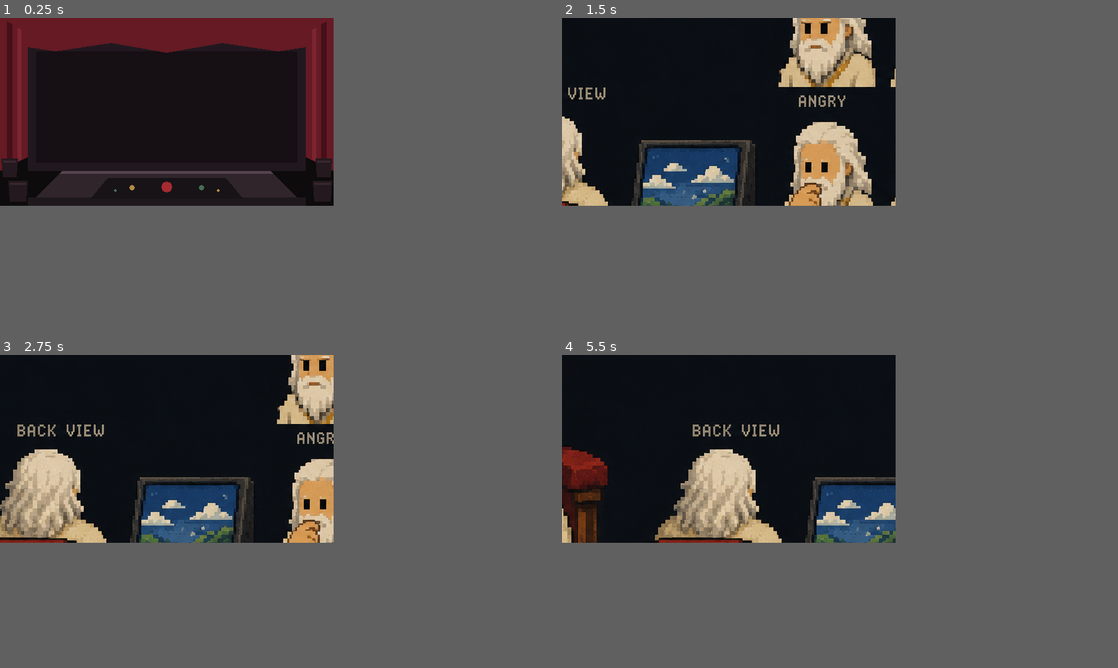
Above: before the commit, frames 1-4 (two rows, left to right).
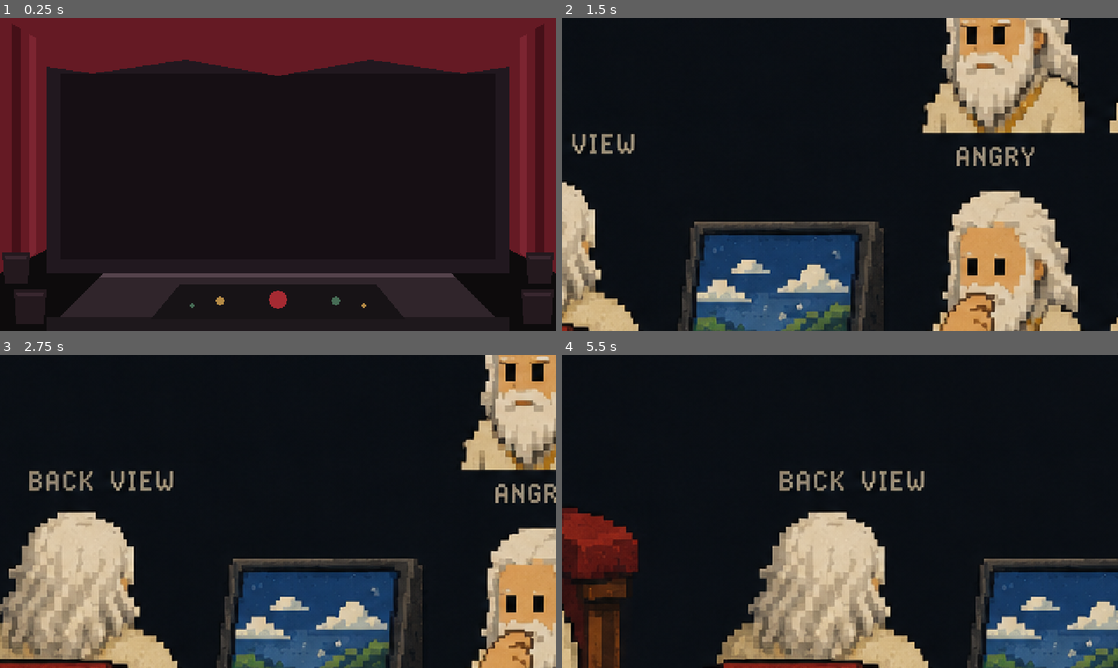
Above: after the commit, the same moments.

Repository: badmrfrosty313/the-bible-sort-of
Game: Godot game, scene res://scenes/theater/theater.tscn
Two runs of this game, one before a commit and one after it. Both use one fixed random seed, a clock stepped at 60 frames per second and the inputs below. Before the commit the project has no main scene; this scene is started directly in both runs.
Inputs:
- Up to frame 1 (0.25 s): no input
- Up to frame 2 (1.5 s): tap Enter at 0.5 s
- Up to frame 3 (2.75 s): no input
- Up to frame 4 (5.5 s): tap Space at 5 s
In our replay, the window is 480x270 before the commit and 800x450 after it. These sizes can differ from the game's own. Grey fills any space a smaller window leaves; there, only what the larger window draws over its background counts as a difference.

The runs differ from the first frame. In frame 1, 29% of the frame differs, in the area x 0-100%, y 0-96%; in frame 2, 44%, in the area x 0-100%, y 0-100%; in frame 3, 44%; in frame 4, 33%.

Commit message:
Configure main scene and pixel-perfect window scaling

Diff:
--- a/project.godot
+++ b/project.godot
@@ -11,6 +11,7 @@
 [application]
 
 config/name="The Bible Sort Of"
+run/main_scene="res://scenes/theater/theater.tscn"
 config/features=PackedStringArray("4.7", "GL Compatibility")
 config/icon="res://icon.svg"
 
@@ -18,7 +19,10 @@
 
 window/size/viewport_width=480
 window/size/viewport_height=270
+window/size/window_width_override=1440
+window/size/window_height_override=810
 window/stretch/mode="canvas_items"
+window/stretch/aspect="keep"
 window/stretch/scale_mode="integer"
 
 [physics]
@@ -27,6 +31,8 @@
 
 [rendering]
 
+textures/default_filters/use_nearest_mipmap_filter=false
+textures/canvas_textures/default_texture_filter=0
 rendering_device/driver.windows="d3d12"
 renderer/rendering_method="gl_compatibility"
 renderer/rendering_method.mobile="gl_compatibility"
